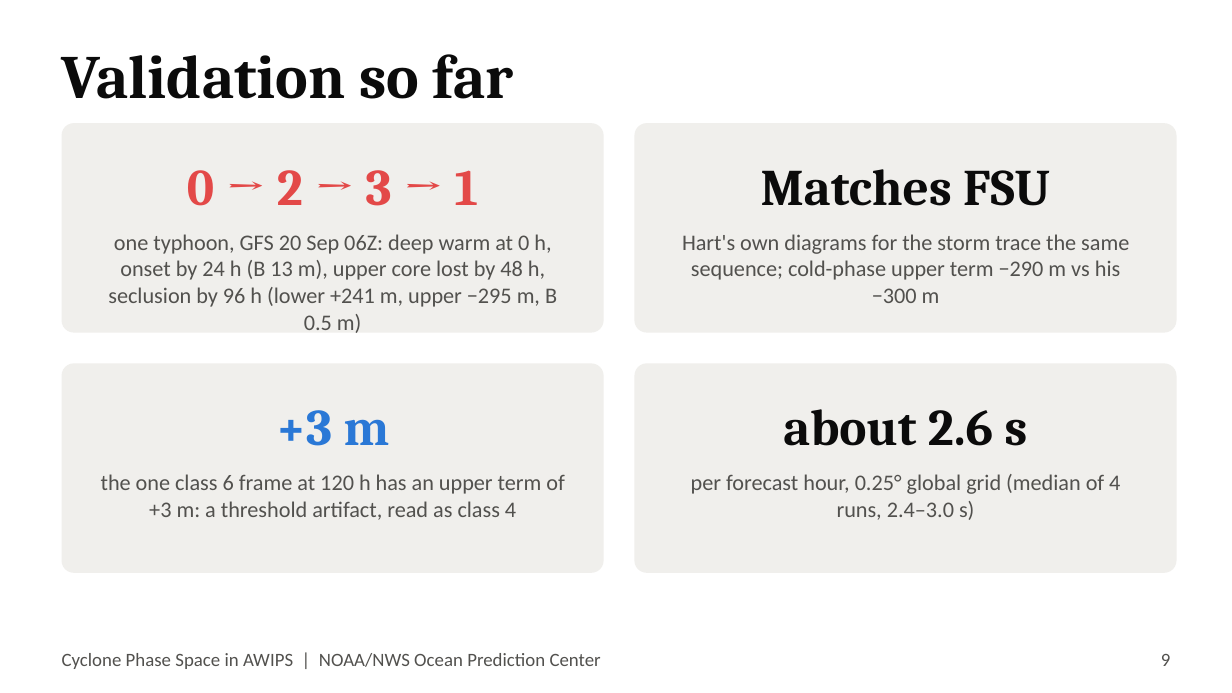
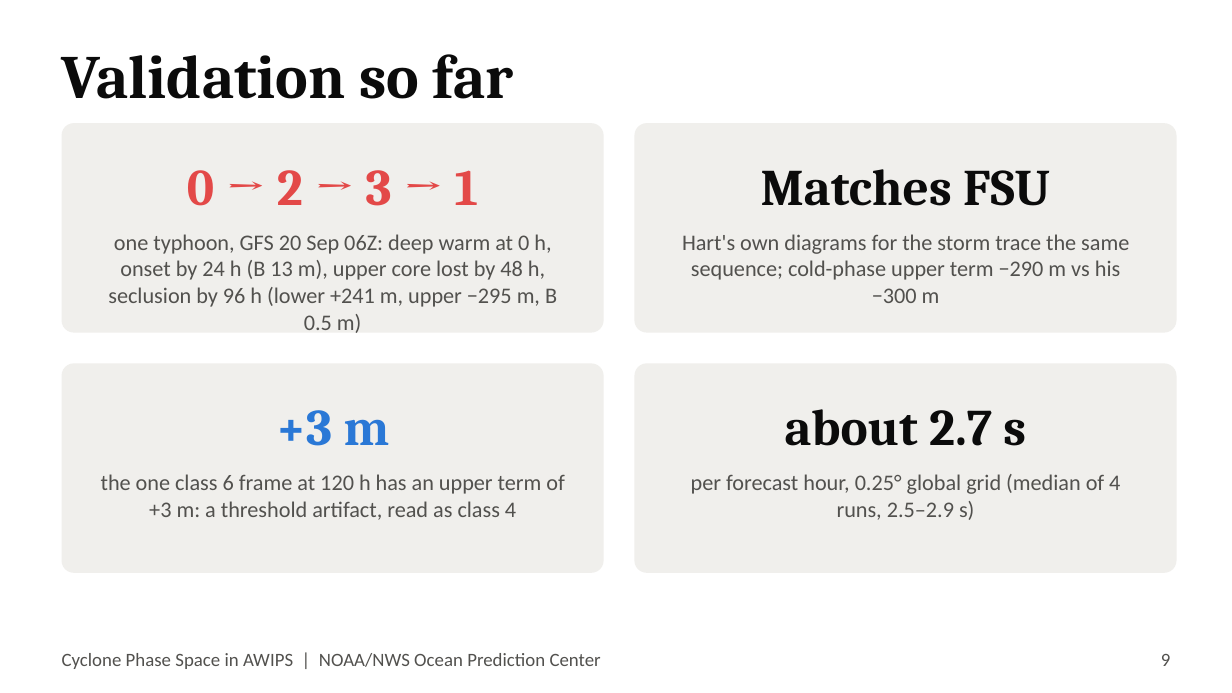
Before and after one commit to jkrek17/awips-tools, a slide deck: slide 9 of cyclone_phase_space/docs/TALK.pptx. Drawn at 1232x693 pixels with LibreOffice and Linux fonts; fonts in the diff are those of the drawing. Boxes give left, top, right and bottom in pixels: in the first picture for what was removed or moved away, otherwise in the second. Text is boxed around its words. In the diff, an @@ line names an element or a change of style, - is before the commit and + after.

```diff
--- a/cyclone_phase_space/docs/TALK.pptx
+++ b/cyclone_phase_space/docs/TALK.pptx
@@ text at (x1=785, y1=409, x2=1026, y2=446): text changed @@
-about 2.6 s
+about 2.7 s
@@ text at (x1=691, y1=474, x2=1120, y2=520): text changed @@
-per forecast hour, 0.25° global grid (median of 4 runs, 2.4–3.0 s)
+per forecast hour, 0.25° global grid (median of 4 runs, 2.5–2.9 s)
```
Also in this commit, not shown: 1 other slide changed, 1 other file.
